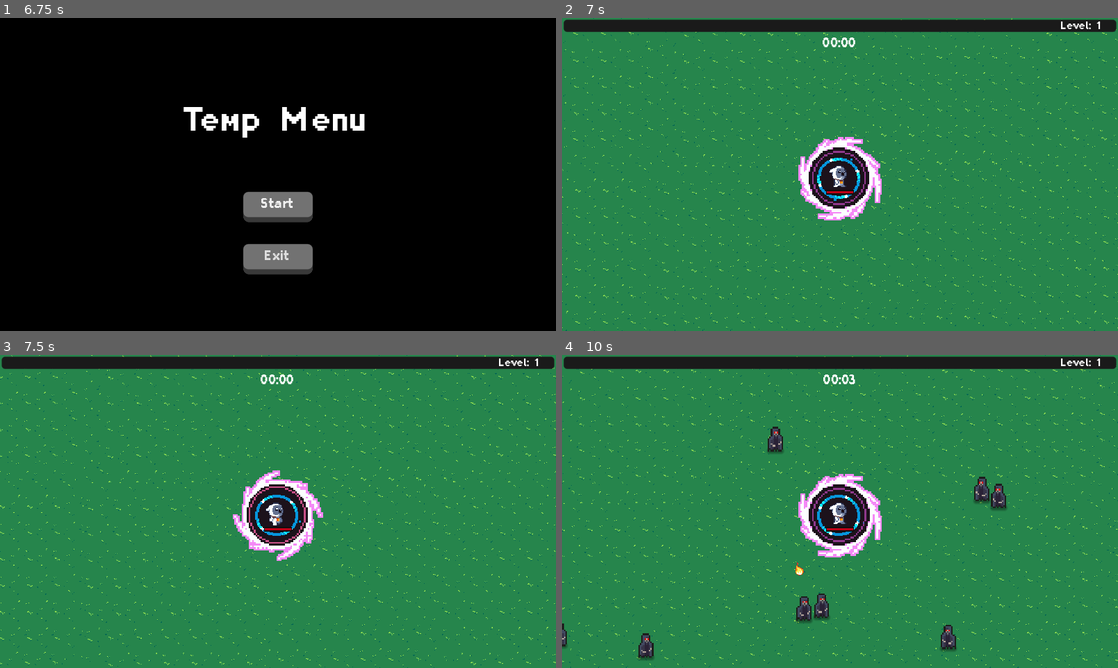
Above: before the commit, frames 1-4 (two rows, left to right).
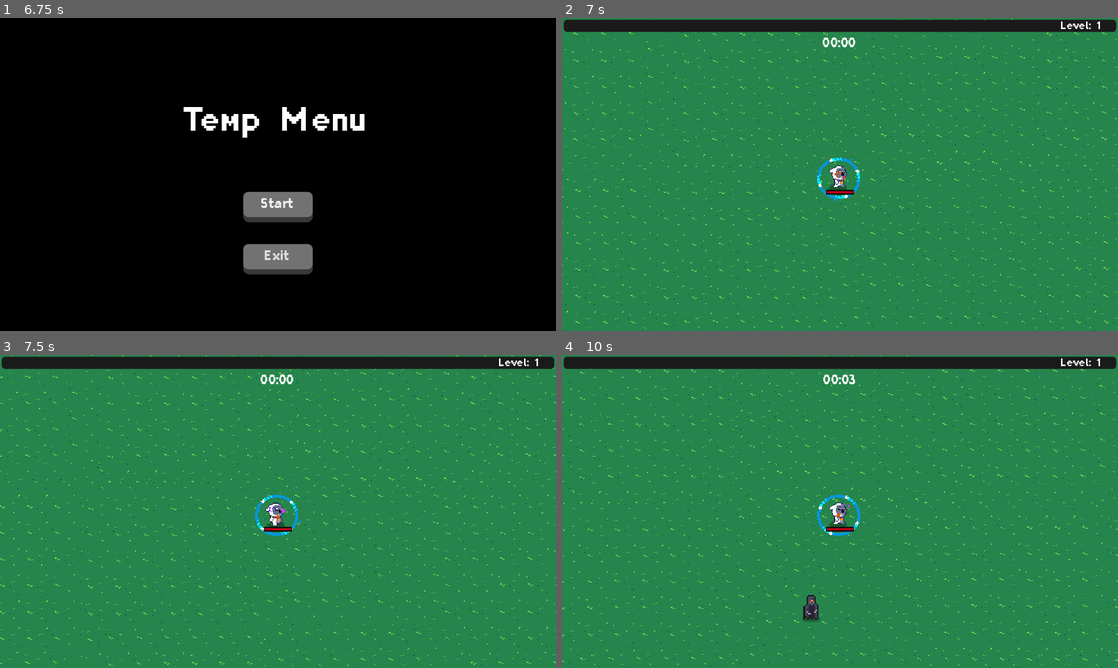
Above: after the commit, the same moments.

Repository: IgnacyZywalewski/VampireSurvivors
Game: Godot game, scene res://ui/menu.tscn
Same seed, same stepped clock (60 frames per second), same inputs: the game is played once before the commit and once after it. Sound files missing from this copy of the repository are replaced by a short silence.
Inputs (mouse positions are in pixels of both pictures, inside the frame that each line leads up to):
- Up to frame 1 (6.75 s): click "Start" at 0.5 s; click "Start" at 1.25 s; tap Enter at 2, 3.5, 5 s; move the mouse to (400, 158) at 2.02 s; hold D (right) 2.03-2.78 s; click (400, 158) at 2.1 s; tap Space at 2.75, 4.25, 5.75 s; move the mouse to (166, 190) at 2.77 s; hold S (down) 2.78-3.53 s; click (166, 190) at 2.85 s; move the mouse to (333, 105) at 3.52 s; hold D (right) 3.53-4.28 s; click (333, 105) at 3.6 s; move the mouse to (250, 237) at 4.27 s; hold W (up) 4.28-5.03 s; click (250, 237) at 4.35 s; move the mouse to (444, 221) at 5.02 s; hold A (left) 5.03-6.53 s; click (444, 221) at 5.1 s; move the mouse to (111, 127) at 5.77 s; click (111, 127) at 5.85 s; move the mouse to (305, 174) at 6.52 s; hold S (down) from 6.53 s (still down); click (305, 174) at 6.6 s
- Up to frame 2 (7 s): keep holding S (down)
- Up to frame 3 (7.5 s): move the mouse to (194, 433) at 7.27 s; release S (down) at 7.28 s; hold D (right) from 7.28 s (still down); click (194, 433) at 7.35 s
- Up to frame 4 (10 s): move the mouse to (962, 495) at 8.02 s; release D (right) at 8.03 s; hold W (up) 8.03-8.78 s; click (962, 495) at 8.1 s; move the mouse to (728, 527) at 8.77 s; hold D (right) 8.78-9.53 s; click (728, 527) at 8.85 s; move the mouse to (895, 442) at 9.52 s; hold S (down) from 9.53 s (still down); click (895, 442) at 9.6 s

Frame 1 is identical in both runs. In frame 2, 2.5% of the frame differs, in the area x 42-58%, y 38-65%; in frame 3, 2.5%; in frame 4, 4.0%, in the area x 0-80%, y 22-98%.

Commit message:
Added regeneration passive

Diff:
--- /dev/null
+++ b/player/passives/regeneration.gd
@@ -0,0 +1,22 @@
+extends Node2D
+
+@onready var animation = $AnimationPlayer
+@onready var cooldown_timer = $CooltimeTimer
+@onready var player = get_tree().get_first_node_in_group("player")
+
+var level = 1
+var regeneration_amount = 0
+
+func _ready():
+	animation.play("regeneration")
+	match level:
+		1:
+			regeneration_amount = 1
+			cooldown_timer.wait_time = 1
+
+
+func _on_cooltime_timer_timeout():
+	if player.health < player.max_health:
+		player.health += regeneration_amount
+		player.health_bar.health = player.health
+		cooldown_timer.start()
--- /dev/null
+++ b/player/passives/regeneration.tscn
@@ -0,0 +1,61 @@
+[gd_scene load_steps=6 format=3 uid="uid://d5oeg21kaibx"]
+
+[ext_resource type="Script" path="res://player/passives/regeneration.gd" id="1_evknl"]
+[ext_resource type="Texture2D" uid="uid://bwfvrtvm5tohs" path="res://assets/textures/passives/regeneration.png" id="1_jojjq"]
+
+[sub_resource type="Animation" id="Animation_twq1p"]
+resource_name = "regeneration"
+length = 0.8
+loop_mode = 1
+tracks/0/type = "value"
+tracks/0/imported = false
+tracks/0/enabled = true
+tracks/0/path = NodePath("Sprite2D:frame")
+tracks/0/interp = 1
+tracks/0/loop_wrap = true
+tracks/0/keys = {
+"times": PackedFloat32Array(0, 0.1, 0.2, 0.3, 0.4, 0.5, 0.6, 0.7),
+"transitions": PackedFloat32Array(1, 1, 1, 1, 1, 1, 1, 1),
+"update": 1,
+"values": [0, 1, 2, 3, 4, 5, 6, 7]
+}
+
+[sub_resource type="Animation" id="Animation_thl7a"]
+length = 0.001
+tracks/0/type = "value"
+tracks/0/imported = false
+tracks/0/enabled = true
+tracks/0/path = NodePath("Sprite2D:frame")
+tracks/0/interp = 1
+tracks/0/loop_wrap = true
+tracks/0/keys = {
+"times": PackedFloat32Array(0),
+"transitions": PackedFloat32Array(1),
+"update": 1,
+"values": [0]
+}
+
+[sub_resource type="AnimationLibrary" id="AnimationLibrary_ubhsi"]
+_data = {
+"RESET": SubResource("Animation_thl7a"),
+"regeneration": SubResource("Animation_twq1p")
+}
+
+[node name="Regeneration" type="Node2D"]
+z_index = 1
+script = ExtResource("1_evknl")
+
+[node name="Sprite2D" type="Sprite2D" parent="."]
+position = Vector2(0, 4)
+texture = ExtResource("1_jojjq")
+hframes = 8
+
+[node name="AnimationPlayer" type="AnimationPlayer" parent="."]
+libraries = {
+"": SubResource("AnimationLibrary_ubhsi")
+}
+
+[node name="CooltimeTimer" type="Timer" parent="."]
+autostart = true
+
+[connection signal="timeout" from="CooltimeTimer" to="." method="_on_cooltime_timer_timeout"]
--- a/player/player.gd
+++ b/player/player.gd
@@ -2,6 +2,7 @@
 
 @export var movement_speed = 80.0
 @export var health = 100
+@export var max_health = 100
 var dead = false
 
 var experience = 0
@@ -47,24 +48,29 @@
 #Fireball
 var fireball_ammo = 0
 var fireball_baseammo = 1
-var fireball_level = 1
-
-#Shooting starssssssssssss
+var fireball_level = 0
+
+#ShootingStar
 var shooting_star_ammo = 0
 var shooting_star_baseammo = 1
-var shooting_star_level = 1
+var shooting_star_level = 0
 
 #BlackHole
-var black_hole_level = 1
+var black_hole_level = 0
 
 #LightningBolt
 var lightning_bolt_ammo = 0
 var lightning_bolt_baseammo = 1
-var lightning_bolt_level = 1
+var lightning_bolt_level = 0
 
 #Passives
 var shield = preload("res://player/passives/shield.tscn")
 var shield_level = 1
+var shield_amount = 0
+
+var regeneration = preload("res://player/passives/regeneration.tscn")
+var regeneration_level = 1
+var regeneration_amount = 0
 
 #Enemy
 var enemy_close = []
@@ -93,12 +99,21 @@
 	if shield_level > 0:
 		var shield_passive = shield.instantiate()
 		shield_passive.level = shield_level
-		shield_passive.position =  global_position
+		shield_passive.position = global_position
+		shield_amount = shield_passive.shield_amount
 		add_child(shield_passive)
+
+	if regeneration_level > 0:
+		var regeneration_passive = regeneration.instantiate()
+		regeneration_passive.level = regeneration_level
+		regeneration_passive.position = global_position
+		regeneration_amount = regeneration_passive.regeneration_amount
+		add_child(regeneration_passive)
 
 func _physics_process(_delta):
 	if dead == false:
 		movement()
+		#print(health)
 
 func movement():
 	var x_mov = Input.get_action_strength("right") - Input.get_action_strength("left")
@@ -131,7 +146,7 @@
 	move_and_slide()
 
 func _on_hurtbox_hurt(damage, _angle, _knockback):
-	health -= damage
+	health -= clamp(damage - shield_amount, 1.0, 999.0)
 	health_bar.health = health
 	print(health)
 	hit_flash_animation.play("hit_flash")
--- a/world/world.tscn
+++ b/world/world.tscn
@@ -38,7 +38,7 @@
 time_start = 0
 time_end = 1
 enemy = ExtResource("8_g7b6a")
-enemy_num = 10
+enemy_num = 1
 enemy_spawn_delay = 0
 
 [node name="World" type="Node2D"]
